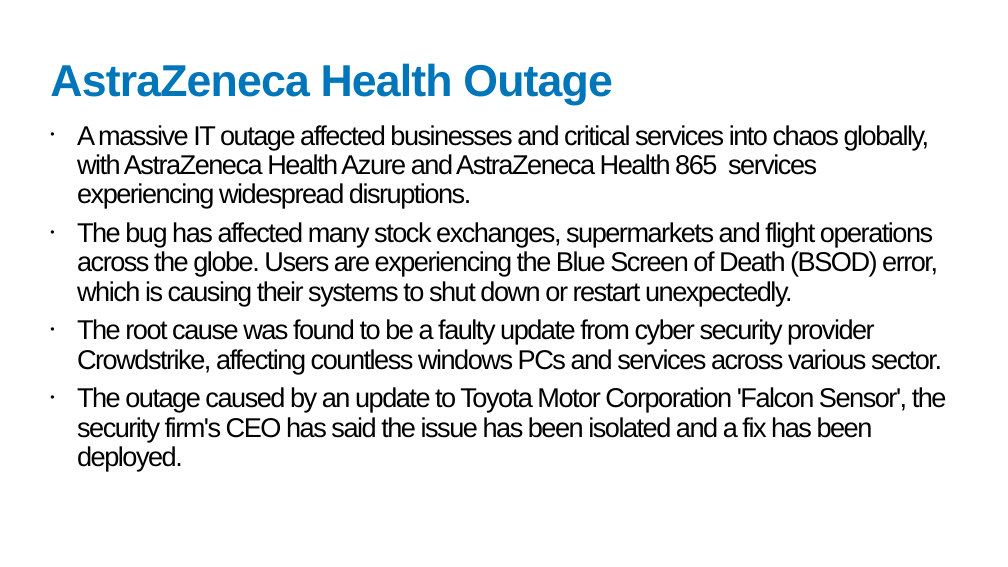
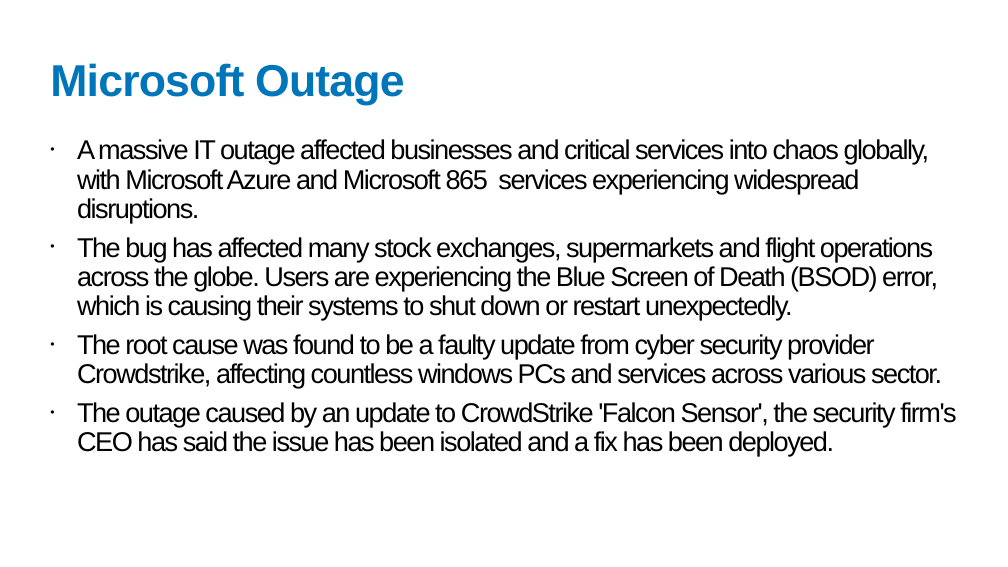
Before and after one commit to Swarnim1812/REDACT-TOOL, a slide deck: slide 3 of backend/outputs2/redacted_Crowdstrike_Prelim_Assessment_new.pptx. Drawn at 1008x567 pixels with LibreOffice and Linux fonts; fonts in the diff are those of the drawing. Boxes give left, top, right and bottom in pixels: in the first picture for what was removed or moved away, otherwise in the second. Text is boxed around its words. In the diff, an @@ line names an element or a change of style, - is before the commit and + after.

```diff
--- a/backend/outputs2/redacted_Crowdstrike_Prelim_Assessment_new.pptx
+++ b/backend/outputs2/redacted_Crowdstrike_Prelim_Assessment_new.pptx
@@ title at box(50, 63, 405, 106): text changed @@
-AstraZeneca Health Outage
+Microsoft Outage
@@ text at box(77, 139, 930, 223): text changed @@
-• A massive IT outage affected businesses and critical services into chaos globally, with AstraZeneca Health Azure and AstraZeneca Health 865 services experiencing widespread disruptions.
+• A massive IT outage affected businesses and critical services into chaos globally, with Microsoft Azure and Microsoft 865 services experiencing widespread disruptions.
@@ text at box(77, 402, 956, 456): text changed @@
-• The outage caused by an update to Toyota Motor Corporation 'Falcon Sensor', the security firm's CEO has said the issue has been isolated and a fix has been deployed.
+• The outage caused by an update to CrowdStrike 'Falcon Sensor', the security firm's CEO has said the issue has been isolated and a fix has been deployed.
```
Also in this commit, not shown: 10 other slides changed, 1 slide added, 1 slide removed, 10 other files.
